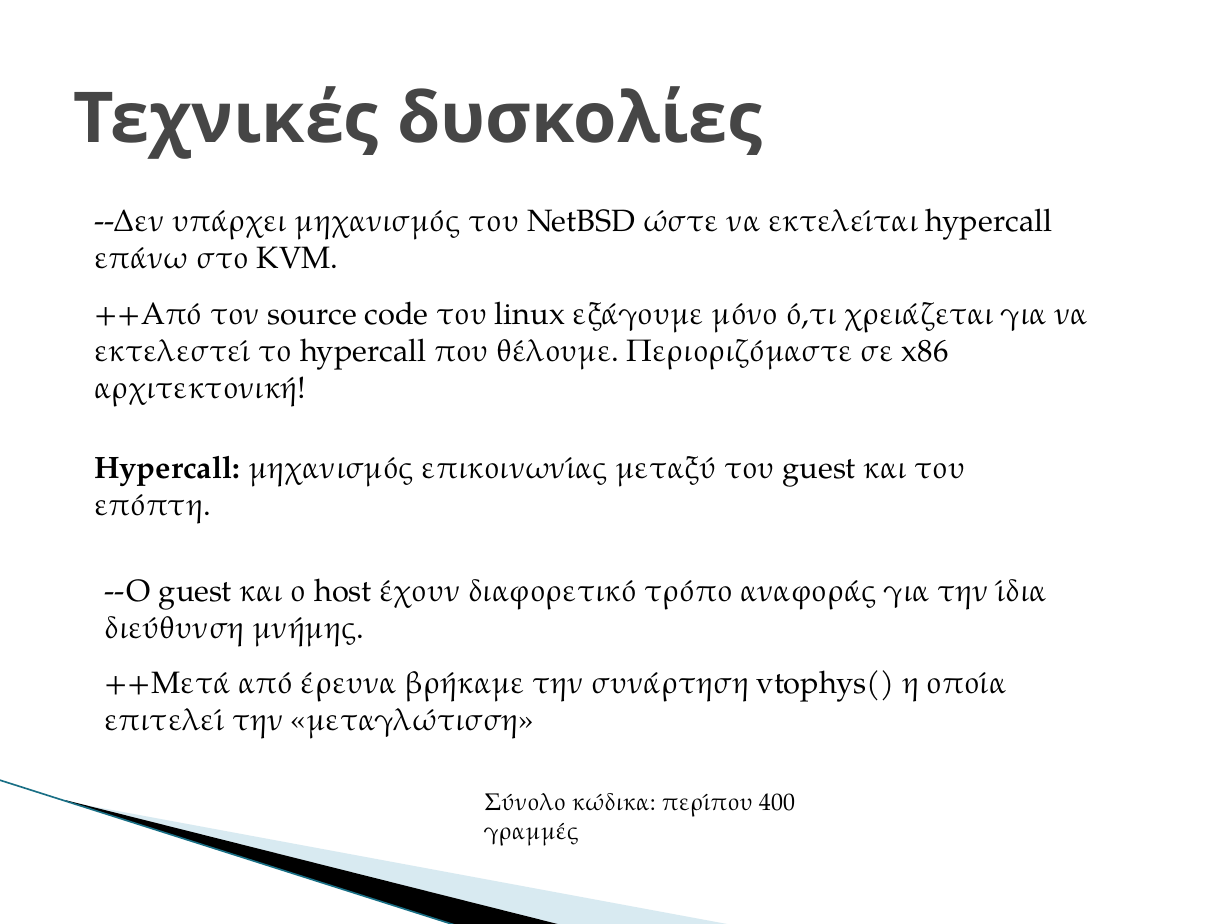
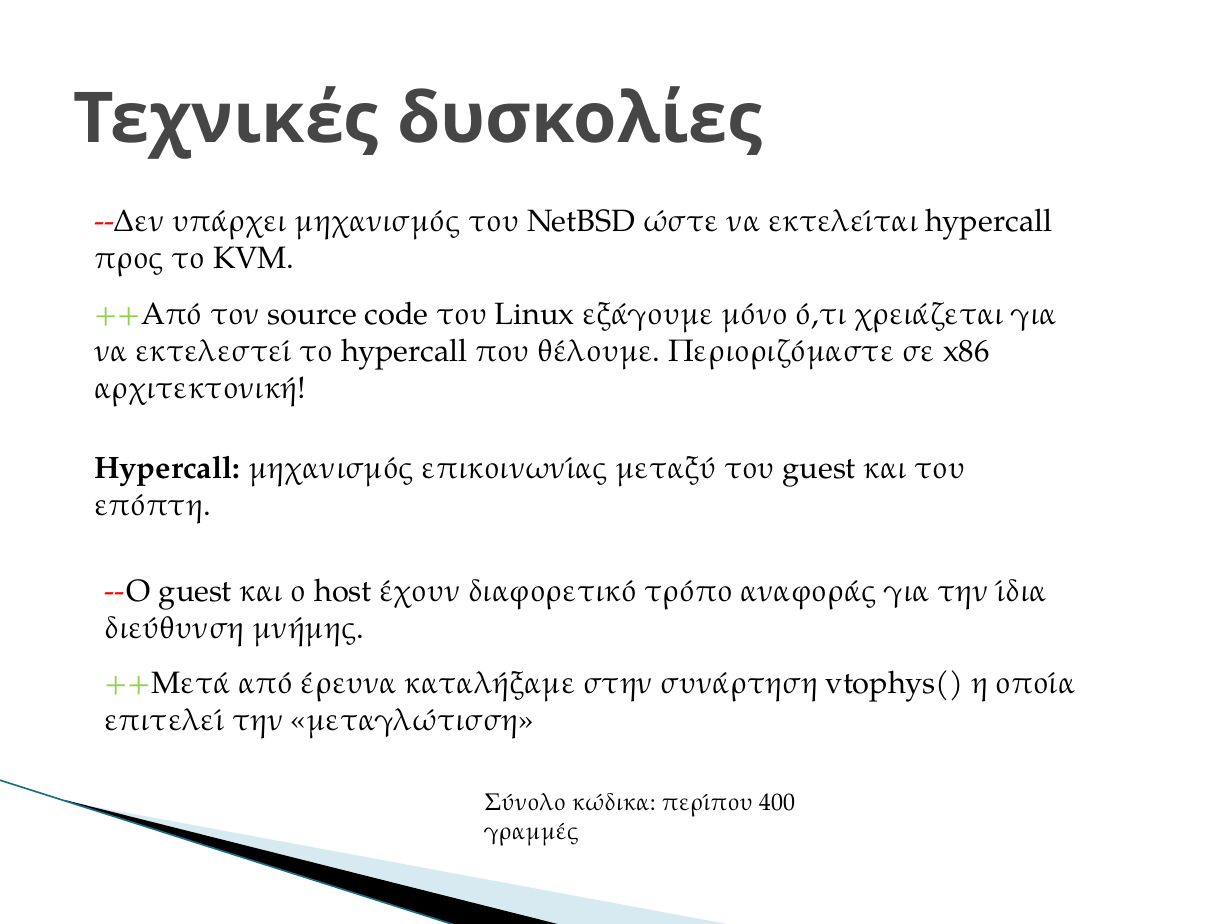
Before and after one commit to GiannhsAravantinos/ntua-diplwmatikh, a slide deck: slide 26 of paper/parousiasiDiplw.pptx. Drawn at 1232x924 pixels with LibreOffice and Linux fonts; fonts in the diff are those of the drawing; background and template pictures are left out. Boxes give left, top, right and bottom in pixels: in the first picture for what was removed or moved away, otherwise in the second. Text is boxed around its words. In the diff, an @@ line names an element or a change of style, - is before the commit and + after.

```diff
--- a/paper/parousiasiDiplw.pptx
+++ b/paper/parousiasiDiplw.pptx
@@ text at (x1=94, y1=208, x2=1052, y2=277): text changed @@
---Δεν υπάρχει μηχανισμός του NetBSD ώστε να εκτελείται hypercall επάνω στο KVM.
+--Δεν υπάρχει μηχανισμός του NetBSD ώστε να εκτελείται hypercall προς το KVM.
@@ text at (x1=94, y1=301, x2=1057, y2=370): text changed @@
-++Aπό τον source code του linux εξάγουμε μόνο ό,τι χρειάζεται για να εκτελεστεί το hypercall που θέλουμε. Περιοριζόμαστε σε x86 αρχιτεκτονική!
+++Aπό τον source code του Linux εξάγουμε μόνο ό,τι χρειάζεται για να εκτελεστεί το hypercall που θέλουμε. Περιοριζόμαστε σε x86 αρχιτεκτονική!
@@ text "--Ο guest και ο host ..." at (x1=105, y1=578, x2=1048, y2=647): text colour #000000 to #FF0000 in "--Ο" @@
@@ text at (x1=105, y1=670, x2=1076, y2=739): text changed @@
-++Μετά από έρευνα βρήκαμε την συνάρτηση vtophys() η οποία επιτελεί την «μεταγλώτισση»
+++Μετά από έρευνα καταλήξαμε στην συνάρτηση vtophys() η οποία επιτελεί την «μεταγλώτισση»
```
Also in this commit, not shown: 30 other slides changed.
